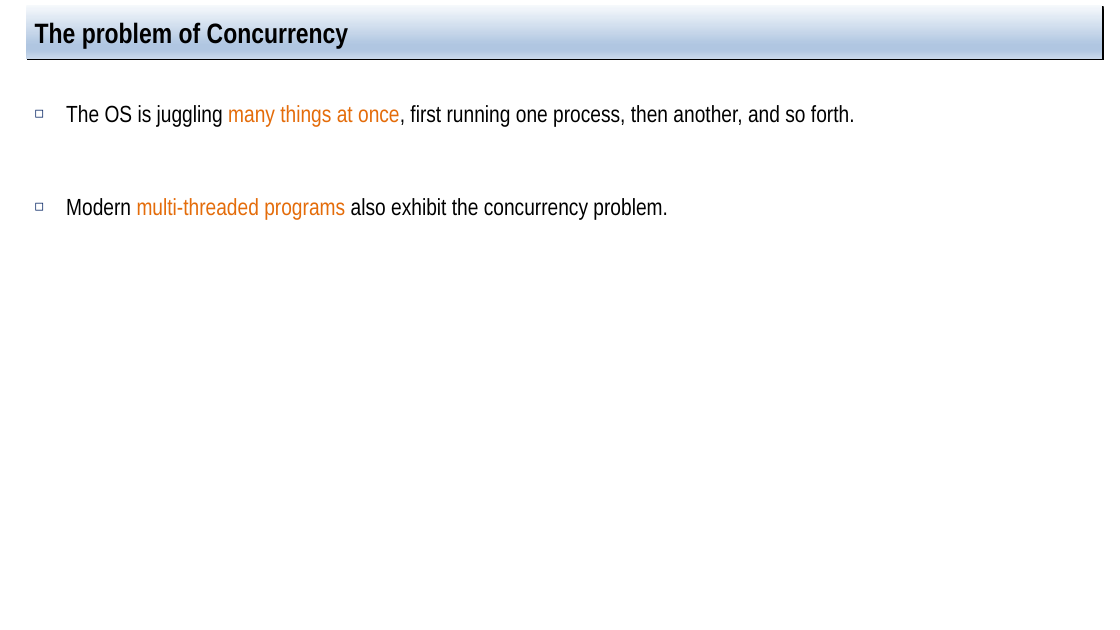
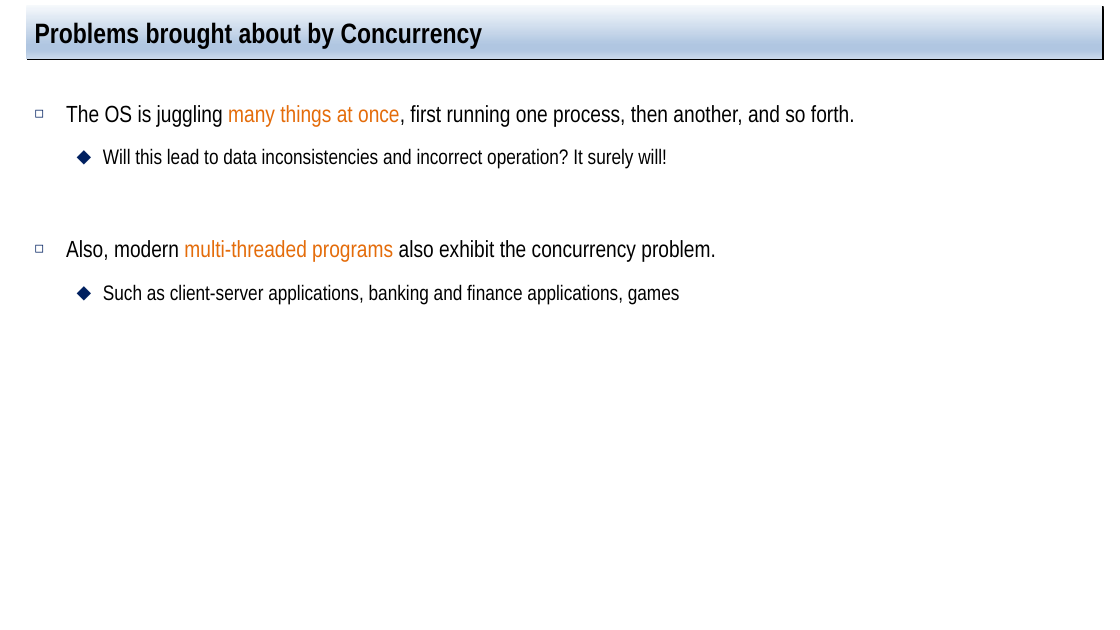
Before and after one commit to jachermocilla/extra-course-materials, a slide deck: slide 21 of cmsc125/ostep/slides/00.Introduction/Introduction_to_operating_system.pptx (slide 19 before the commit). Drawn at 1120x630 pixels with LibreOffice and Linux fonts; fonts in the diff are those of the drawing. Boxes give left, top, right and bottom in pixels: in the first picture for what was removed or moved away, otherwise in the second. Text is boxed around its words. In the diff, an @@ line names an element or a change of style, - is before the commit and + after.

```diff
--- a/cmsc125/ostep/slides/00.Introduction/Introduction_to_operating_system.pptx
+++ b/cmsc125/ostep/slides/00.Introduction/Introduction_to_operating_system.pptx
@@ title at box(35, 20, 483, 48): text changed @@
-The problem of Concurrency
+Problems brought about by Concurrency
@@ text at box(66, 148, 716, 305): text changed; size 20 to 18 pt @@
-◻ Modern multi-threaded programs also exhibit the concurrency problem.
+  ⬥ Will this lead to data inconsistencies and incorrect operation? It surely will!
+◻ Also, modern multi-threaded programs also exhibit the concurrency problem.
+  ⬥ Such as client-server applications, banking and finance applications, games
```
Also in this commit, not shown: 16 other slides changed, 7 slides added.
